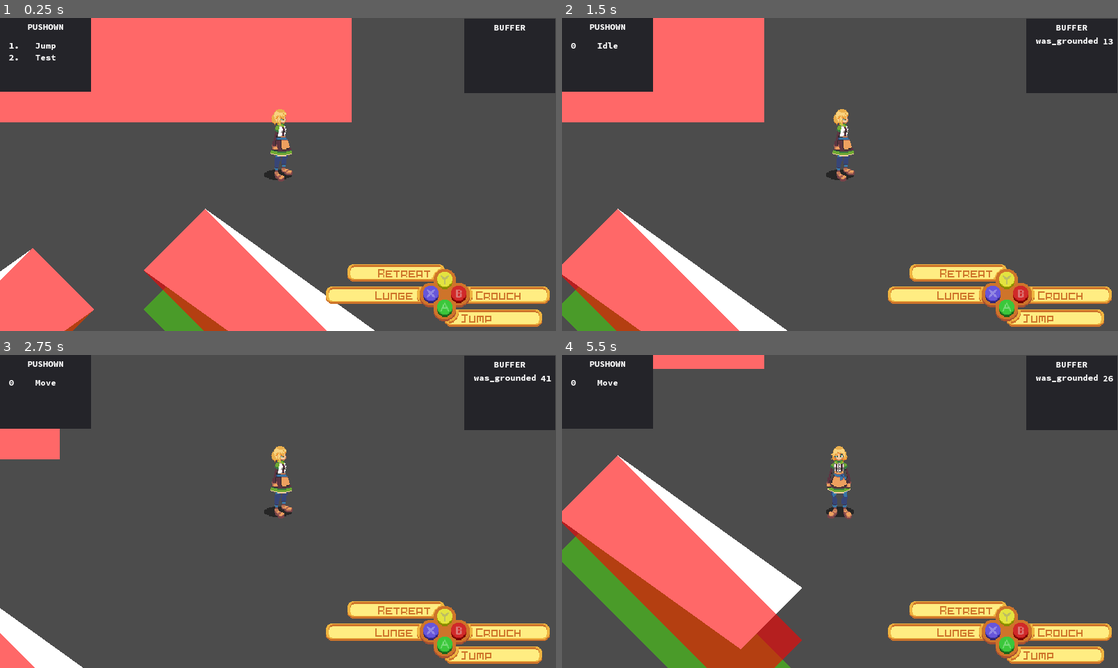
Above: before the commit, frames 1-4 (two rows, left to right).
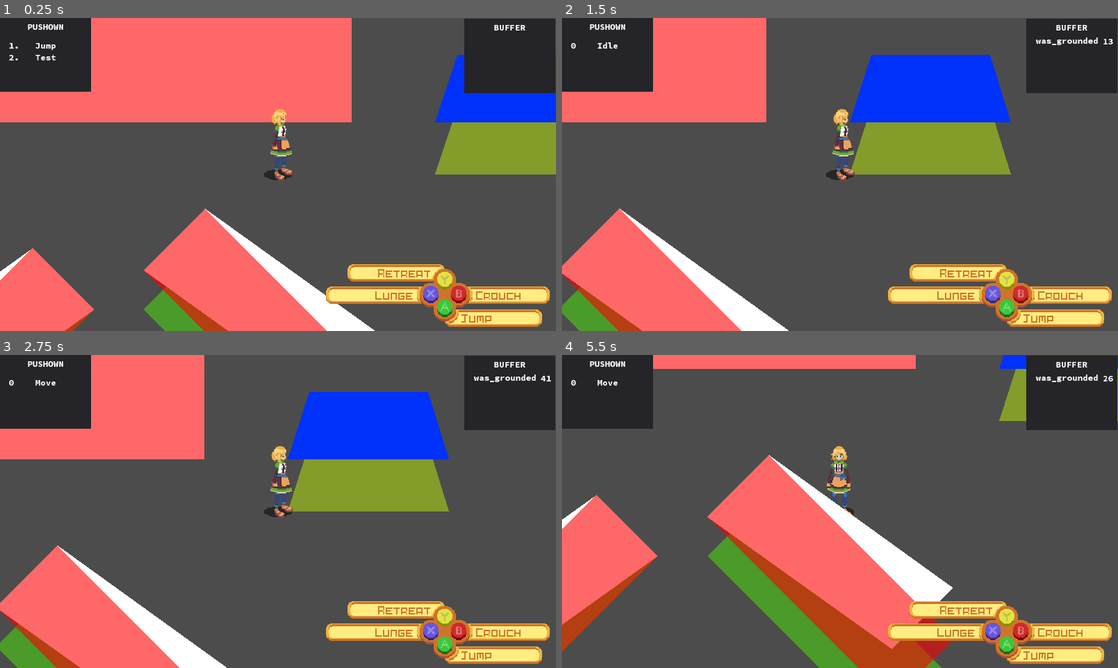
Above: after the commit, the same moments.

Repository: MTareqAzim/scratchpad
Game: Godot game, scene res://Scenes/World/World.tscn
Two runs of this game, one before a commit and one after it. Both use one fixed random seed, a clock stepped at 60 frames per second and the inputs below.
Inputs (mouse positions are in pixels of both pictures, inside the frame that each line leads up to):
- Up to frame 1 (0.25 s): no input
- Up to frame 2 (1.5 s): tap Enter (ui_accept) at 0.5, 0.77 s; move the mouse to (962, 158) at 0.52 s; hold Right (ui_right) 0.53-1.25 s; click (962, 158) at 0.67 s; drag from (728, 190) to (840, 149) at 1.27 s
- Up to frame 3 (2.75 s): tap Enter (ui_accept) at 2 s; move the mouse to (333, 442) at 2.02 s; hold Right (ui_right) from 2.03 s (still down)
- Up to frame 4 (5.5 s): release Right (ui_right) at 2.75 s; drag from (812, 574) to (840, 483) at 2.77 s; tap Enter (ui_accept) at 3.5, 3.77, 5 s; move the mouse to (1006, 558) at 3.52 s; hold Left (ui_left) 3.53-4.25 s; drag from (673, 464) to (756, 433) at 4.27 s; move the mouse to (867, 511) at 5.02 s; hold Down (ui_down) from 5.03 s (still down); click (867, 511) at 5.17 s

The runs differ from the first frame. In frame 1, 5.6% of the frame differs, in the area x 78-100%, y 11-50%; in frame 2, 10%; in frame 3, 26%; in frame 4, 34%, in the area x 0-100%, y 0-100%.

Commit message:
Put in a test wall to World.

Diff:
--- a/Scenes/World/World.tscn
+++ b/Scenes/World/World.tscn
@@ -1,10 +1,11 @@
-[gd_scene load_steps=9 format=2]
+[gd_scene load_steps=11 format=2]
 
 [ext_resource path="res://Utils/Shadow/ShadowMask.tscn" type="PackedScene" id=1]
 [ext_resource path="res://Utils/Depth Sorting/depth_sorter.gd" type="Script" id=2]
 [ext_resource path="res://Utils/Physics Bodies/StaticSlope2P5D.tscn" type="PackedScene" id=3]
 [ext_resource path="res://Utils/Depth Sorting/DepthSort.tscn" type="PackedScene" id=4]
-[ext_resource path="res://Scenes/Player/Player.tscn" type="PackedScene" id=5]
+[ext_resource path="res://Utils/Physics Bodies/StaticWall2P5D.tscn" type="PackedScene" id=5]
+[ext_resource path="res://Scenes/Player/Player.tscn" type="PackedScene" id=6]
 
 [sub_resource type="RectangleShape2D" id=1]
 extents = Vector2( 252, 194 )
@@ -14,6 +15,9 @@
 
 [sub_resource type="RectangleShape2D" id=3]
 extents = Vector2( 140, 170 )
+
+[sub_resource type="RectangleShape2D" id=4]
+extents = Vector2( 97, 74 )
 
 [node name="World" type="Node"]
 
@@ -89,6 +93,7 @@
 shape = SubResource( 1 )
 
 [node name="StaticSlope2P5D4" parent="DepthSorter" instance=ExtResource( 3 )]
+editor/display_folded = true
 position = Vector2( 560, 655 )
 _z_pos = -45
 _height = 60
@@ -253,7 +258,70 @@
 position = Vector2( 106.066, 106.066 )
 cast_to = Vector2( -212.132, -272.132 )
 
-[node name="Player2" parent="DepthSorter" instance=ExtResource( 5 )]
+[node name="StaticWall2P5D" parent="DepthSorter" instance=ExtResource( 5 )]
+position = Vector2( 830, 430 )
+_height = 60
+
+[node name="GroundShape" parent="DepthSorter/StaticWall2P5D" index="1"]
+polygon = PoolVector2Array( -51, -34, 86, -34, 110, 44, -76, 44 )
+
+[node name="TopShape" parent="DepthSorter/StaticWall2P5D" index="2"]
+position = Vector2( 0, -60 )
+polygon = PoolVector2Array( -51, -34, 86, -34, 110, 44, -76, 44 )
+
+[node name="VolumeShape" parent="DepthSorter/StaticWall2P5D" index="3"]
+polygon = PoolVector2Array( -76, -94, 110, -94, 110, 44, -76, 44 )
+
+[node name="BaseShape" parent="DepthSorter/StaticWall2P5D" index="4"]
+polygon = PoolVector2Array( -51, -34, 86, -34, 110, 44, -76, 44 )
+polygons = [ PoolVector2Array( -51, -34, 86, -34, 110, 44, -76, 44 ) ]
+
+[node name="Depth Sort" parent="DepthSorter/StaticWall2P5D" instance=ExtResource( 4 )]
+position = Vector2( 15, -24 )
+body = NodePath("..")
+
+[node name="Bounding Box" parent="DepthSorter/StaticWall2P5D/Depth Sort" index="0"]
+shape = SubResource( 4 )
+
+[node name="Shadow Mask" parent="DepthSorter/StaticWall2P5D" instance=ExtResource( 1 )]
+position = Vector2( 18, -34 )
+_z_pos = -60
+_height = 0
+_width = 190
+_length = 50
+_angle = 0
+
+[node name="CollisionPolygon2D" parent="DepthSorter/StaticWall2P5D/Shadow Mask" index="0"]
+polygon = PoolVector2Array( -95, -25, 95, -25, 95, 25, -95, 25 )
+
+[node name="Base" parent="DepthSorter/StaticWall2P5D/Shadow Mask" index="1"]
+polygon = PoolVector2Array( -95, -25, 95, -25, 95, 25, -95, 25 )
+polygons = [ PoolVector2Array( -95, -25, 95, -25, 95, 25, -95, 25 ) ]
+
+[node name="Rise" parent="DepthSorter/StaticWall2P5D/Shadow Mask" index="2"]
+position = Vector2( 0, 25 )
+cast_to = Vector2( 0, -50 )
+
+[node name="Shadow Mask2" parent="DepthSorter/StaticWall2P5D" instance=ExtResource( 1 )]
+position = Vector2( 19, -73 )
+_z_pos = -60
+_height = 0
+_width = 170
+_length = 50
+_angle = 0
+
+[node name="CollisionPolygon2D" parent="DepthSorter/StaticWall2P5D/Shadow Mask2" index="0"]
+polygon = PoolVector2Array( -85, -25, 85, -25, 85, 25, -85, 25 )
+
+[node name="Base" parent="DepthSorter/StaticWall2P5D/Shadow Mask2" index="1"]
+polygon = PoolVector2Array( -85, -25, 85, -25, 85, 25, -85, 25 )
+polygons = [ PoolVector2Array( -85, -25, 85, -25, 85, 25, -85, 25 ) ]
+
+[node name="Rise" parent="DepthSorter/StaticWall2P5D/Shadow Mask2" index="2"]
+position = Vector2( 0, 25 )
+cast_to = Vector2( 0, -50 )
+
+[node name="Player2" parent="DepthSorter" instance=ExtResource( 6 )]
 position = Vector2( 573, 474 )
 
 [editable path="Shadow Mask"]
@@ -281,3 +349,11 @@
 [editable path="DepthSorter/StaticSlope2P5D6/Depth Sort"]
 
 [editable path="DepthSorter/StaticSlope2P5D6/Shadow Mask"]
+
+[editable path="DepthSorter/StaticWall2P5D"]
+
+[editable path="DepthSorter/StaticWall2P5D/Depth Sort"]
+
+[editable path="DepthSorter/StaticWall2P5D/Shadow Mask"]
+
+[editable path="DepthSorter/StaticWall2P5D/Shadow Mask2"]
--- a/Utils/Physics Bodies/StaticWall2P5D.tscn
+++ b/Utils/Physics Bodies/StaticWall2P5D.tscn
@@ -15,6 +15,10 @@
 collision_mask = 0
 collide_with_bodies = false
 
+[node name="GroundShape" type="Polygon2D" parent="."]
+color = Color( 0.784314, 1, 0.00784314, 0.45098 )
+polygon = PoolVector2Array( -10, -10, 10, -10, 10, 10, -10, 10 )
+
 [node name="TopShape" type="Polygon2D" parent="."]
 color = Color( 0, 0.2, 0.988235, 1 )
 polygon = PoolVector2Array( -10, -10, 10, -10, 10, 10, -10, 10 )
@@ -26,8 +30,4 @@
 polygon = PoolVector2Array( -10, -10, 10, -10, 10, 10, -10, 10 )
 polygons = [ PoolVector2Array( -10, -10, 10, -10, 10, 10, -10, 10 ) ]
 script = ExtResource( 2 )
-
-[node name="GroundShape" type="Polygon2D" parent="."]
-color = Color( 0.784314, 1, 0.00784314, 0.45098 )
-polygon = PoolVector2Array( -10, -10, 10, -10, 10, 10, -10, 10 )
 [connection signal="polygon_changed" from="BaseShape" to="." method="_on_CompositePolygon2D_polygon_changed"]
